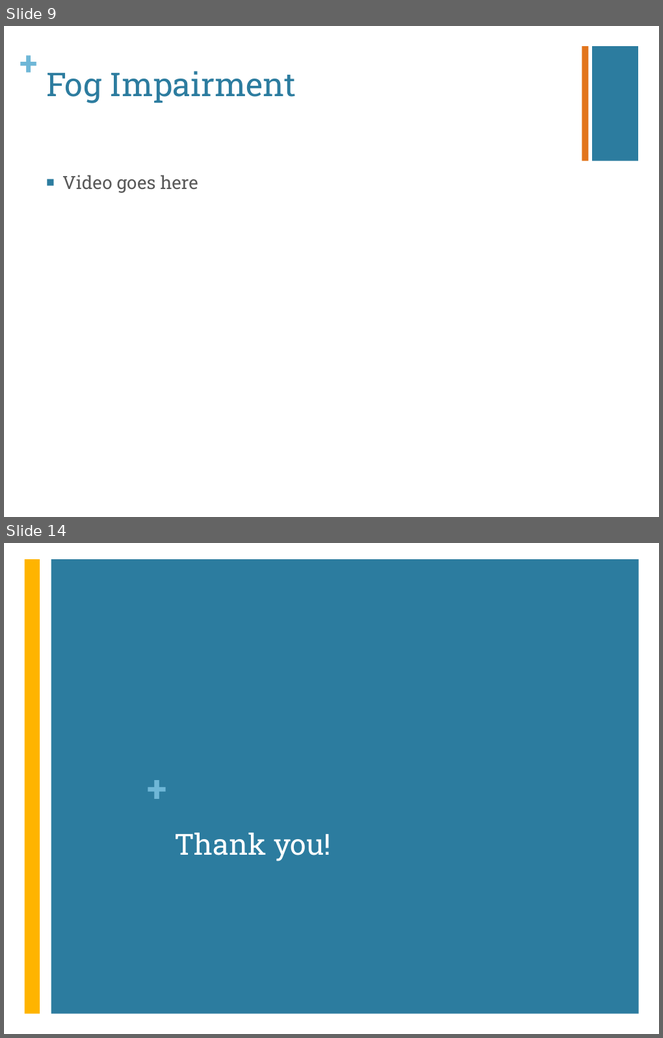
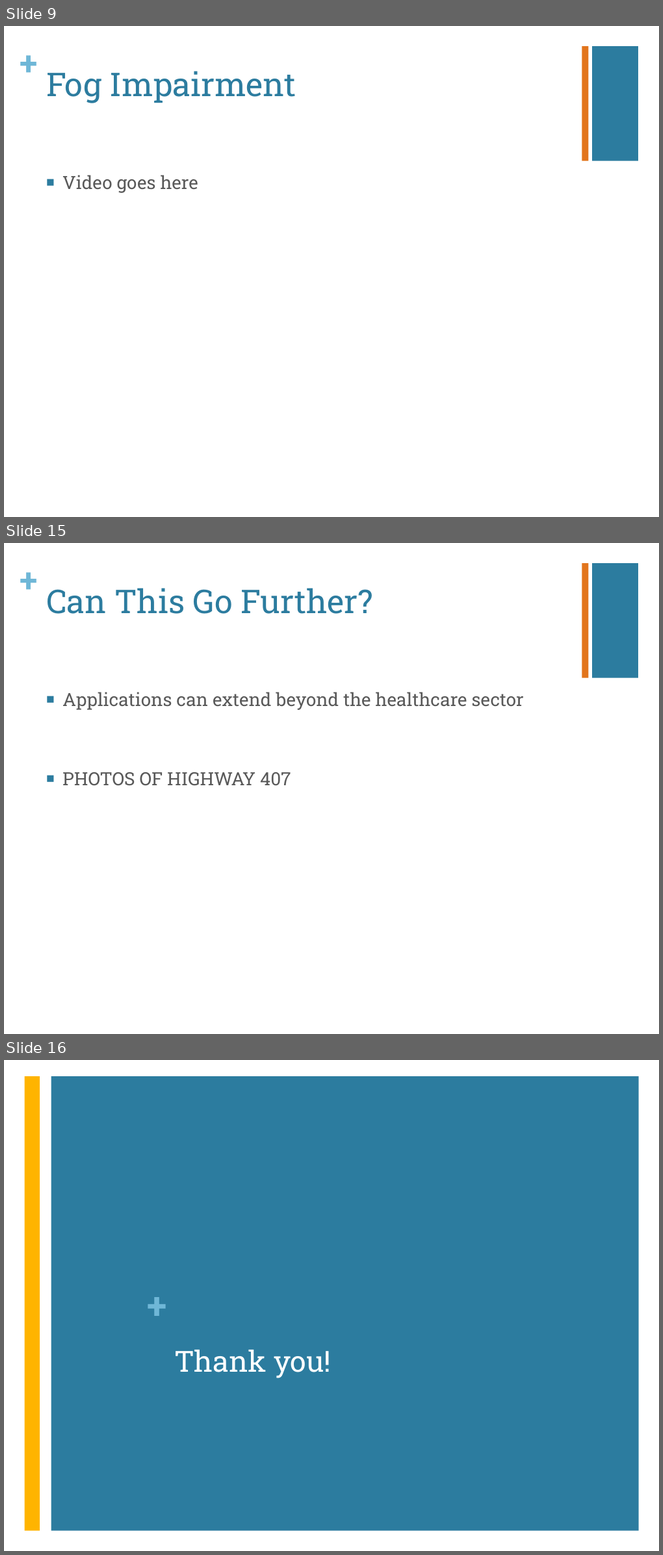
Before and after one commit to nolanslade/zp18, a slide deck: Documentation/capstone_ppt.pptx. Shown one above the other, each under a label of ours: slides 9 and 14 before the commit, slides 9, 15 and 16 after it; the slides between them are not shown. The pictures are 663x1038 and 663x1555 pixels, drawn with LibreOffice and Linux fonts; fonts in the diff are those of the drawing. Boxes give left, top, right and bottom in pixels: in the first picture for what was removed or moved away, otherwise in the second. Text is boxed around its words. In the diff, an @@ line names an element or a change of style, - is before the commit and + after.

```diff
--- a/Documentation/capstone_ppt.pptx
+++ b/Documentation/capstone_ppt.pptx
@@ slide 15 added at bbox=[4, 543, 659, 1034], background #FFFFFF; not listed: 3 template elements that a slide beside it also shows @@
@@ title added at bbox=[46, 588, 373, 614], 36 pt, text #2C7C9F @@
+Can This Go Further?
@@ text added at bbox=[62, 692, 524, 710], 20 pt, text #595959 @@
+■ Applications can extend beyond the healthcare sector
@@ text added at bbox=[62, 772, 291, 786], 20 pt, text #595959 @@
+■ PHOTOS OF HIGHWAY 407
@@ what was slide 14 is now slide 16 @@
```
Also in this commit, not shown: 7 slides changed, 2 other slides added, 1 slide removed.
